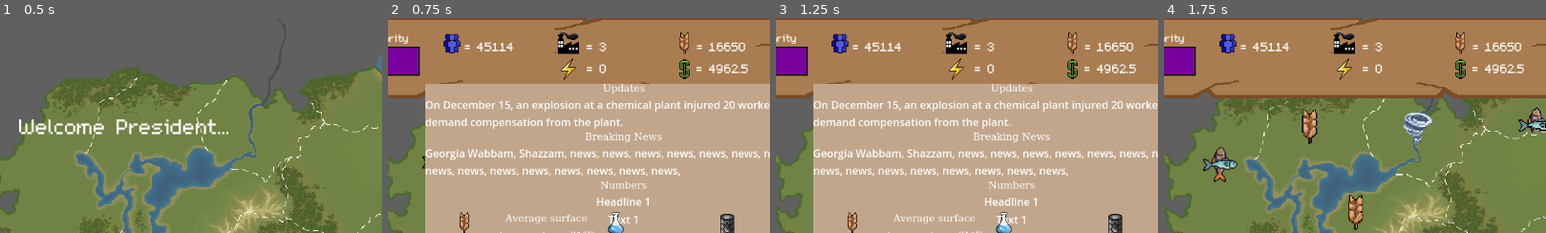
Above: before the commit, frames 1-4 (left to right).
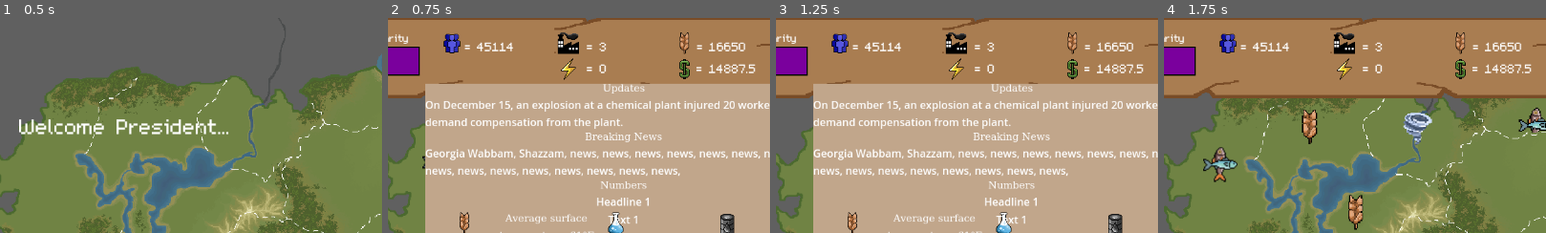
Above: after the commit, the same moments.

Repository: mccoogp/WeatherInc
Game: Godot game, scene res://world.tscn
Two runs of this game, one before a commit and one after it. Both use one fixed random seed, a clock stepped at 60 frames per second and the inputs below. The engine's default icon, where the game draws it, is replaced by a stand-in: a white triangle on a blue panel in a dark square.
Inputs:
- Up to frame 1 (0.5 s): no input
- Up to frame 2 (0.75 s): click "Next" at 0.5 s
- Up to frame 3 (1.25 s): no input
- Up to frame 4 (1.75 s): click "Next" at 1.25 s
The pictures show only the part of the screen within x 18-68%, y 0-50%; the shares and areas given below are measured in that part.

Frame 1 is identical in both runs. In frame 2, 0.3% of the frame differs, in the area x 84-97%, y 21-26%; in frame 3, 0.3%; in frame 4, 0.3%.

Commit message:
volume made
it doesnt work, but you need to do it

Diff:
--- a/district.gd
+++ b/district.gd
@@ -4,8 +4,8 @@
 @export var water = false
 @export var population = 1000
 @export var productivity = 1
-@export var tax = 0.5
-var newtax = 0.5
+@export var tax = 1.5
+var newtax = 1.5
 @export var popularity = 50
 var setup = 1
 @export var product = []
--- /dev/null
+++ b/pause.gd
@@ -0,0 +1,34 @@
+extends Node2D
+var volume = 100
+
+
+func _input(event):
+	$volume.text = "volume: " + str(volume) + "%"
+	if volume >= 100:
+		$vol_up.visible = false
+	else:
+		$vol_up.visible = true
+	if volume <= 0:
+		$vol_down.visible = false
+	else:
+		$vol_down.visible = true
+
+
+signal resume_game
+
+func _ready():
+	$Button.pressed.connect(_on_button_pressed)
+
+func _on_button_pressed():
+	print("emmiting")
+	emit_signal("resume_game")
+
+
+func _on_vol_up_pressed() -> void:
+	if volume < 100:
+		volume += 20
+
+
+func _on_vol_down_pressed() -> void:
+	if volume > 0:
+		volume -= 20
--- a/pause.tscn
+++ b/pause.tscn
@@ -1,20 +1,53 @@
-[gd_scene format=3 uid="uid://b6n21rixj3vjv"]
+[gd_scene load_steps=2 format=3 uid="uid://b6n21rixj3vjv"]
+
+[ext_resource type="Script" path="res://pause.gd" id="1_2q88n"]
 
 [node name="Pause" type="Node2D"]
+script = ExtResource("1_2q88n")
 
 [node name="CanvasLayer" type="CanvasLayer" parent="."]
 
 [node name="Label" type="Label" parent="."]
-offset_top = 1.0
-offset_right = 148.0
-offset_bottom = 24.0
-text = "This is pause menu
+offset_left = 85.0
+offset_top = 2.0
+offset_right = 233.0
+offset_bottom = 51.0
+text = "This is a pause menu
+Press Exit to exit
 "
 
 [node name="Button" type="Button" parent="."]
-offset_left = 183.0
-offset_top = 1.0
-offset_right = 220.0
-offset_bottom = 32.0
+offset_left = 277.0
+offset_top = 6.0
+offset_right = 314.0
+offset_bottom = 37.0
+focus_mode = 0
 text = "Exit
 "
+
+[node name="volume" type="Label" parent="."]
+offset_left = 88.0
+offset_top = 70.0
+offset_right = 128.0
+offset_bottom = 93.0
+scale = Vector2(1.5, 1.5)
+
+[node name="vol_up" type="Button" parent="."]
+offset_left = 280.0
+offset_top = 52.0
+offset_right = 300.0
+offset_bottom = 83.0
+focus_mode = 0
+text = "↑"
+
+[node name="vol_down" type="Button" parent="."]
+offset_left = 281.0
+offset_top = 90.0
+offset_right = 301.0
+offset_bottom = 121.0
+focus_mode = 0
+text = "↓"
+
+[connection signal="pressed" from="Button" to="." method="_on_button_pressed"]
+[connection signal="pressed" from="vol_up" to="." method="_on_vol_up_pressed"]
+[connection signal="pressed" from="vol_down" to="." method="_on_vol_down_pressed"]
--- a/world.gd
+++ b/world.gd
@@ -22,11 +22,6 @@
 var energyprod = 0
 var research = 0
 
-# Called when the node enters the scene tree for the first time.
-func _ready() -> void:
-	$TopBar/Variables.text = "  = " + str(food) + "\n   = " + str(money)
-	$TopBar/Variables2.text = "  = " + str(factories) + "\n   = " + str(energyprod)
-
 
 var adjacents = {0: [1,4,6], 1: [0,4,2], 2: [1,3,4,5], 3: [2,5,10], 4: [0,1,2,5,6,7,8], 5: [2,3,4,8,9,10], 6: [0,4,7,11], 7: [4,6,8,11,12,13], 8: [4,5,7,9,13,14], 9: [5,8,10,14], 10: [3,5,9,14,15], 11:[6,7,12], 12: [11,7,13], 13: [12,7,8,14,15], 14: [8,9,10,13,15], 15: [10,13,14]}
 
@@ -51,6 +46,16 @@
 
 var previousvis = [false, false, false]
 var frame = 0
+
+func _on_resume_game():
+	print("recived emit")
+	frame = 0
+	$Camera2D.position = defaultcenter
+	$Camera2D.zoom = Vector2(defaultzoom, defaultzoom)
+	$CanvasLayer.visible = previousvis[0]
+	$"Popularity bar".visible =  previousvis[1]
+	$Start.visible = previousvis[2]
+
 
 func ElectResults(random = 0):
 	var totalpopulation = 0
@@ -121,7 +126,12 @@
 	'''
 	gains 5-15% of the population you are not popular amoung in the given inputed district number
 	'''
-	district.popularity += (100-districts[district].popularity)* randf_range(0.5,1.5)/10
+	if district.popularity < 60:
+		district.popularity *= randf_range(10.5,11.5)/10
+	elif district.popularity < 90:
+		district.popularity *= randf_range(10.1,10.5)/10
+	else:
+		pass
 
 func disaster(temp):
 	'''
@@ -135,6 +145,11 @@
 		return('none')
 
 
+
+
+func _ready():
+	var pause_menu = $Pause
+	pause_menu.connect("resume_game", Callable(self, "_on_resume_game"))
 
 
 func _input(event):
@@ -612,7 +627,6 @@
 
 			year += 1
 			factories = 0
-			research = 0
 			totalpop = 0
 			foodprod = 0
 
